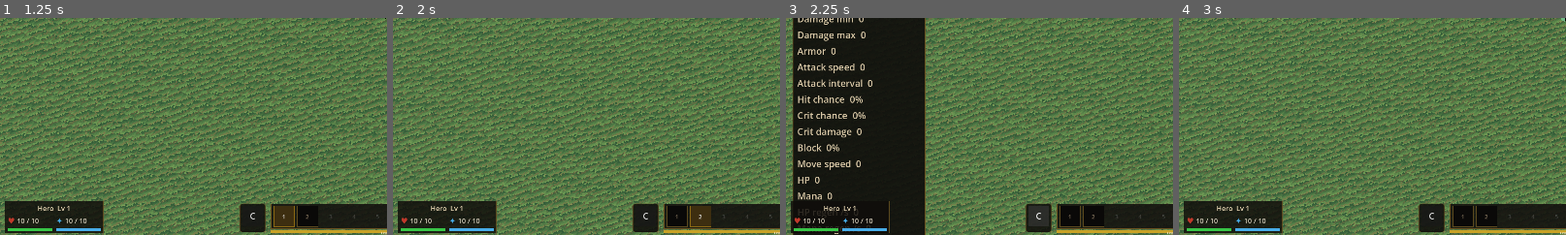
Above: before the commit, frames 1-4 (left to right).
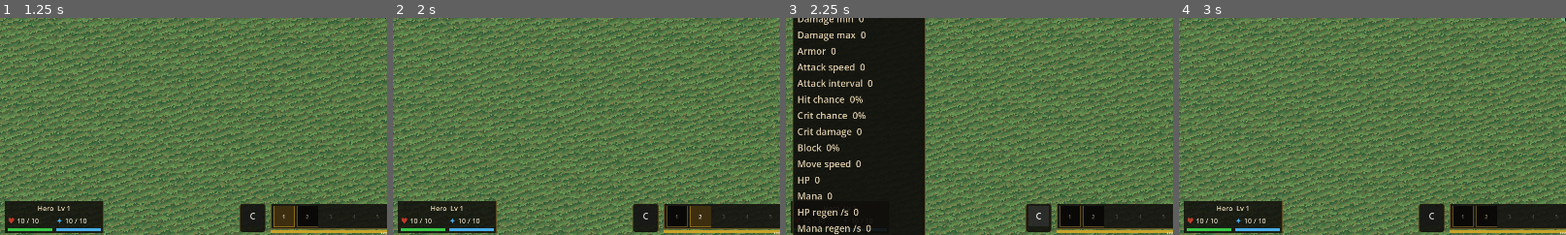
Above: after the commit, the same moments.

Repository: mmandrille/arpg-dev
Game: Godot game, scene res://scenes/main.tscn
Same seed, same stepped clock (60 frames per second), same inputs: the game is played once before the commit and once after it.
Inputs:
- Up to frame 1 (1.25 s): click "1" at 0.5 s
- Up to frame 2 (2 s): click "2" at 1.25 s
- Up to frame 3 (2.25 s): click "C" at 2 s
- Up to frame 4 (3 s): click "X" at 2.75 s
The pictures show only the part of the screen within x 0-50%, y 50-100%; the shares and areas given below are measured in that part.

Frames 1-2 are identical in both runs. In frame 3, 1.0% of the frame differs, in the area x 1-27%, y 84-100%; in frame 4, nothing differs.

Commit message:
chore: improve account bounding

Diff:
--- a/client/scripts/main.gd
+++ b/client/scripts/main.gd
@@ -300,6 +300,8 @@
 		return
 	if bot_client_run:
 		print("[bot-client] login ok")
+	if main_menu != null:
+		main_menu.set_account_email(client.account_email)
 	visual_replay_manifest_path = _env("ARPG_VISUAL_REPLAY_MANIFEST", "")
 	visual_replay_enabled = visual_replay_manifest_path != ""
 	if visual_replay_enabled:
@@ -388,7 +390,27 @@
 	_hide_all_menus()
 	gameplay_active = false
 	if main_menu != null:
+		main_menu.set_account_email(_account_email())
 		main_menu.show_menu()
+
+
+func _raise_gameplay_windows() -> void:
+	for panel in [inventory_panel, shop_panel, stash_panel, bishop_panel, market_panel, character_stats_panel, skills_panel]:
+		if panel != null and panel is CanvasItem:
+			(panel as CanvasItem).move_to_front()
+
+
+func _account_email() -> String:
+	if client == null:
+		return ""
+	return client.account_email
+
+
+func _account_title(title: String) -> String:
+	var email := _account_email()
+	if email == "":
+		return title
+	return "%s - %s" % [title, email]
 
 
 func _hide_all_menus() -> void:
@@ -419,9 +441,9 @@
 		if main_menu != null:
 			main_menu.visible = false
 		if characters.is_empty():
-			character_panel.show_forced_create("Create Character")
+			character_panel.show_forced_create(_account_title("Create Character"))
 		else:
-			character_panel.show_choose_or_create(characters, "Choose Character")
+			character_panel.show_choose_or_create(characters, _account_title("Choose Character"))
 
 
 func _on_join_game_pressed() -> void:
@@ -497,9 +519,9 @@
 	if main_menu != null:
 		main_menu.visible = false
 	if characters.is_empty():
-		character_panel.show_forced_create("Create Character")
+		character_panel.show_forced_create(_account_title("Create Character"))
 	else:
-		character_panel.show_choose_or_create(characters, title)
+		character_panel.show_choose_or_create(characters, _account_title(title))
 
 
 func _on_character_create_requested(name: String, character_class: String = "barbarian") -> void:
@@ -533,9 +555,9 @@
 		return
 	var characters := client.list_characters()
 	if characters.is_empty():
-		character_panel.show_forced_create("Create Character")
+		character_panel.show_forced_create(_account_title("Create Character"))
 	else:
-		character_panel.show_choose_or_create(characters, "Choose Character")
+		character_panel.show_choose_or_create(characters, _account_title("Choose Character"))
 
 
 func _start_selected_character(character_id: String) -> void:
@@ -2963,6 +2985,7 @@
 	add_child(light)
 
 	var ui := CanvasLayer.new()
+	ui.layer = 5
 	add_child(ui)
 	_debug_label = Label.new()
 	_debug_label.position = Vector2(12, 12)
@@ -3017,6 +3040,7 @@
 	_health_bar = PlayerHealthBarScript.new()
 	_refresh_player_hud_identity()
 	ui.add_child(_health_bar)
+	_raise_gameplay_windows()
 	_setup_menu_layer()
 
 	input_shadow = InputShadowOverlayScript.new()
@@ -5368,6 +5392,7 @@
 		"character_info_panel": _character_info_debug_state(),
 		"consumable_bar": consumable_bar.get_debug_state() if consumable_bar != null else {},
 		"pending_events": _bot_pending_events.duplicate(true),
+		"account_email": _account_email(),
 		"main_menu_visible": main_menu != null and main_menu.visible,
 		"main_menu_button_labels": main_menu.button_labels() if main_menu != null else [],
 		"main_menu_actions": main_menu.available_actions() if main_menu != null else [],
--- a/client/scripts/main_menu.gd
+++ b/client/scripts/main_menu.gd
@@ -11,6 +11,8 @@
 var _button_labels: Array = []
 var _buttons_by_action: Dictionary = {}
 var _title: Label
+var _account_label: Label
+var _account_text: String = ""
 
 
 func _ready() -> void:
@@ -52,6 +54,12 @@
 	_title.add_theme_color_override("font_color", Color("#f1efe4"))
 	box.add_child(_title)
 
+	_account_label = Label.new()
+	_account_label.horizontal_alignment = HORIZONTAL_ALIGNMENT_CENTER
+	_account_label.add_theme_font_size_override("font_size", 16)
+	_account_label.add_theme_color_override("font_color", Color("#b9b4a7"))
+	box.add_child(_account_label)
+
 	box.add_child(_button(TextCatalogScript.get_text("menu.create_game", "Create Game"), create_game_pressed.emit, "create_game"))
 	box.add_child(_button(TextCatalogScript.get_text("menu.join_game", "Join Game"), join_game_pressed.emit, "join_game"))
 	box.add_child(_button(TextCatalogScript.get_text("menu.settings", "Settings"), settings_pressed.emit))
@@ -79,9 +87,19 @@
 	return ["create_game", "join_game", "settings", "exit"]
 
 
+func set_account_email(email: String) -> void:
+	_account_text = email.strip_edges()
+	if _account_label != null:
+		_account_label.text = _account_text
+		_account_label.visible = _account_text != ""
+
+
 func refresh_texts() -> void:
 	if _title != null:
 		_title.text = TextCatalogScript.get_text("app.title", "ARPG Dev")
+	if _account_label != null:
+		_account_label.text = _account_text
+		_account_label.visible = _account_text != ""
 	_set_button_text("create_game", TextCatalogScript.get_text("menu.create_game", "Create Game"))
 	_set_button_text("join_game", TextCatalogScript.get_text("menu.join_game", "Join Game"))
 	_set_button_text("settings", TextCatalogScript.get_text("menu.settings", "Settings"))
--- a/client/scripts/net_client.gd
+++ b/client/scripts/net_client.gd
@@ -14,6 +14,7 @@
 
 var token: String = ""
 var account_id: String = ""
+var account_email: String = ""
 var session_id: String = ""
 var seed: String = ""
 var world_id: String = ""
@@ -90,6 +91,7 @@
 	if r.get("_code", 0) == 200 and r.has("body"):
 		token = r["body"]["access_token"]
 		account_id = r["body"]["account_id"]
+		account_email = str(r["body"].get("email", email))
 		return true
 	push_error("login failed: %s" % r)
 	return false
Not shown, changed: docs/specs/v1_spec-first-playable-vertical-slice.md
Not shown, changed: server/internal/http/auth.go
Not shown, changed: server/internal/http/auth_session_test.go
